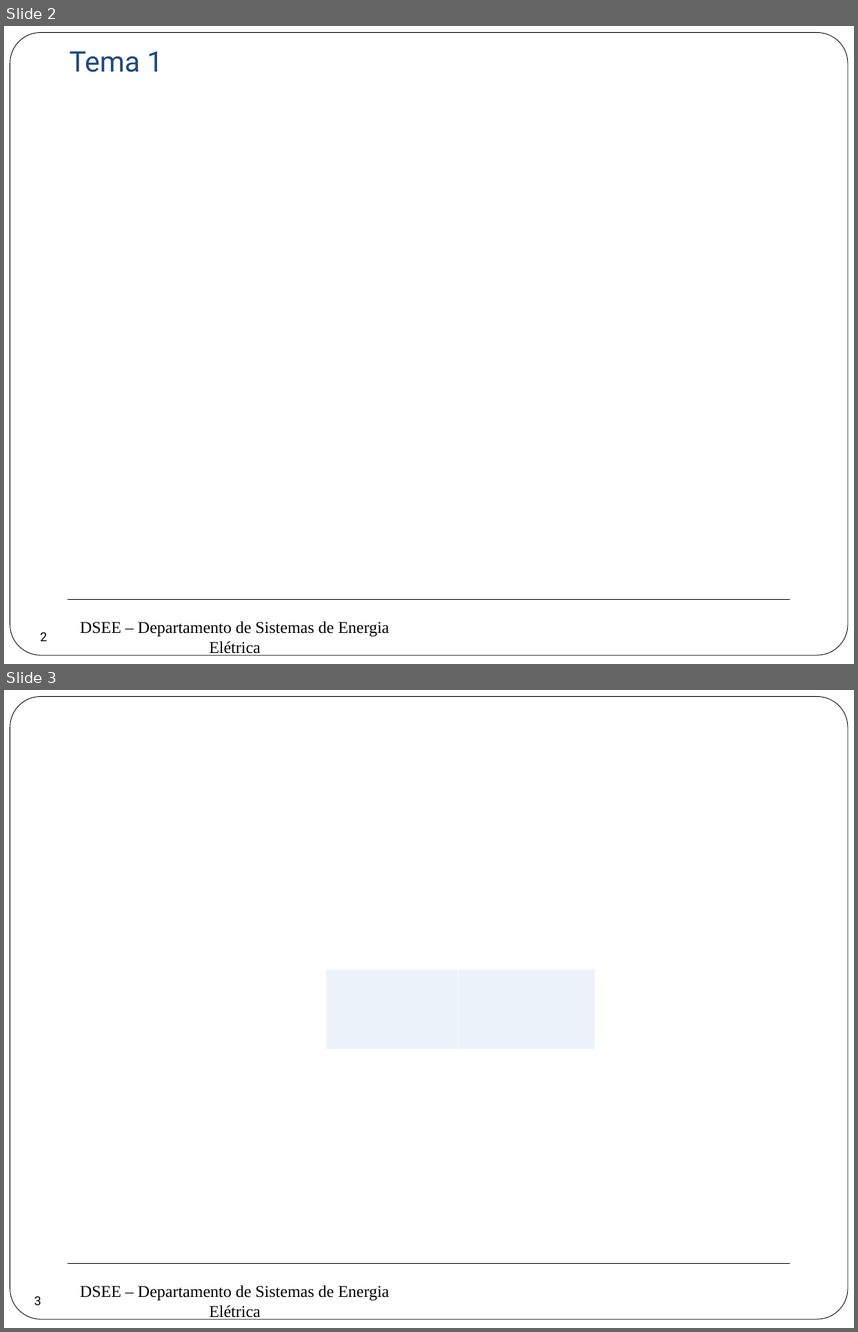
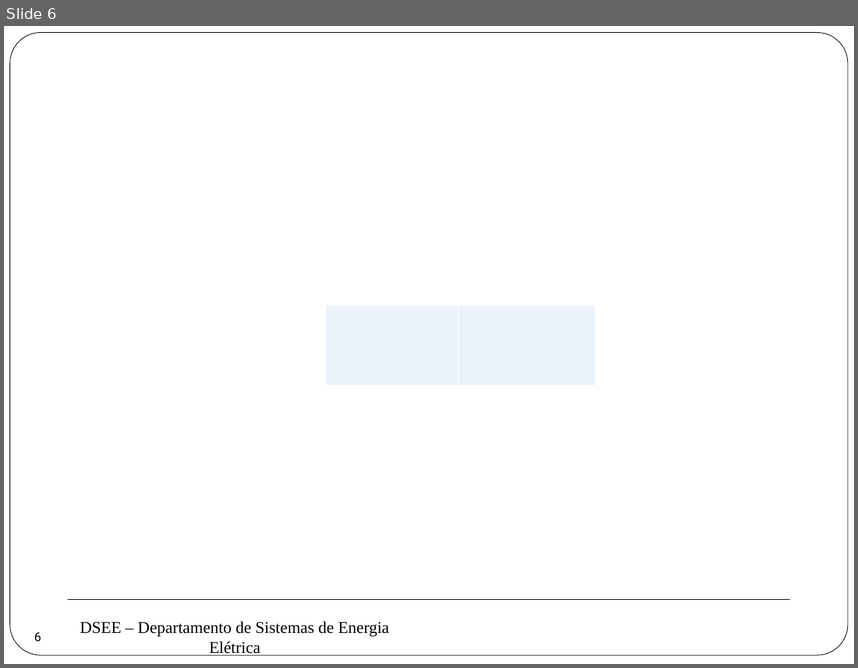
Before and after one commit to erikfilias/Power-Systems-Optimization-using-Julia-Language, a slide deck: 1. Lectures/Introducción a la Optimización aplicada a Sistemas de Energía Eléctrica/Dia 1/4. Programación Lineal.pptx. Shown one above the other, each under a label of ours: slides 2 and 3 before the commit, slide 6 after it. The pictures are 858x1332 and 858x668 pixels, drawn with LibreOffice and Linux fonts; fonts in the diff are those of the drawing; background and template pictures are left out. Boxes give left, top, right and bottom in pixels: in the first picture for what was removed or moved away, otherwise in the second. Text is boxed around its words. In the diff, an @@ line names an element or a change of style, - is before the commit and + after.

```diff
--- a/1. Lectures/Introducción a la Optimización aplicada a Sistemas de Energía Eléctrica/Dia 1/4. Programación Lineal.pptx
+++ b/1. Lectures/Introducción a la Optimización aplicada a Sistemas de Energía Eléctrica/Dia 1/4. Programación Lineal.pptx
@@ slide 2 removed at bbox=[4, 26, 854, 664], background #FFFFFF; not listed: 3 template elements that a slide beside it also shows @@
@@ text removed at bbox=[70, 51, 163, 72] @@
-Tema 1
@@ page number removed at bbox=[27, 620, 60, 653] @@
-2
@@ what was slide 3 is now slide 6 @@
@@ page number at bbox=[34, 632, 41, 641]: text changed @@
-3
+6
```
Also in this commit, not shown: 4 slides added, 2 other files.
